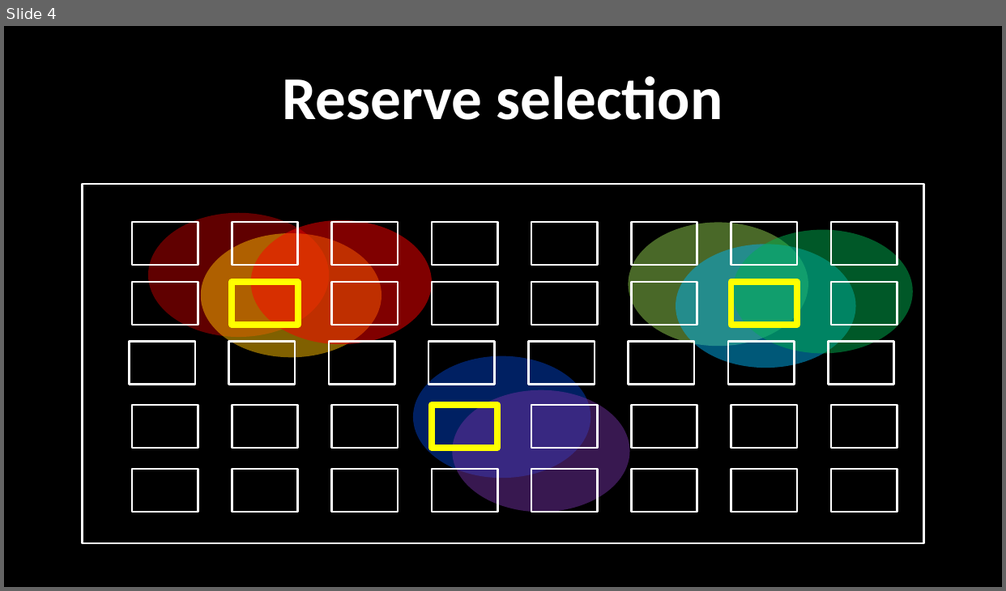
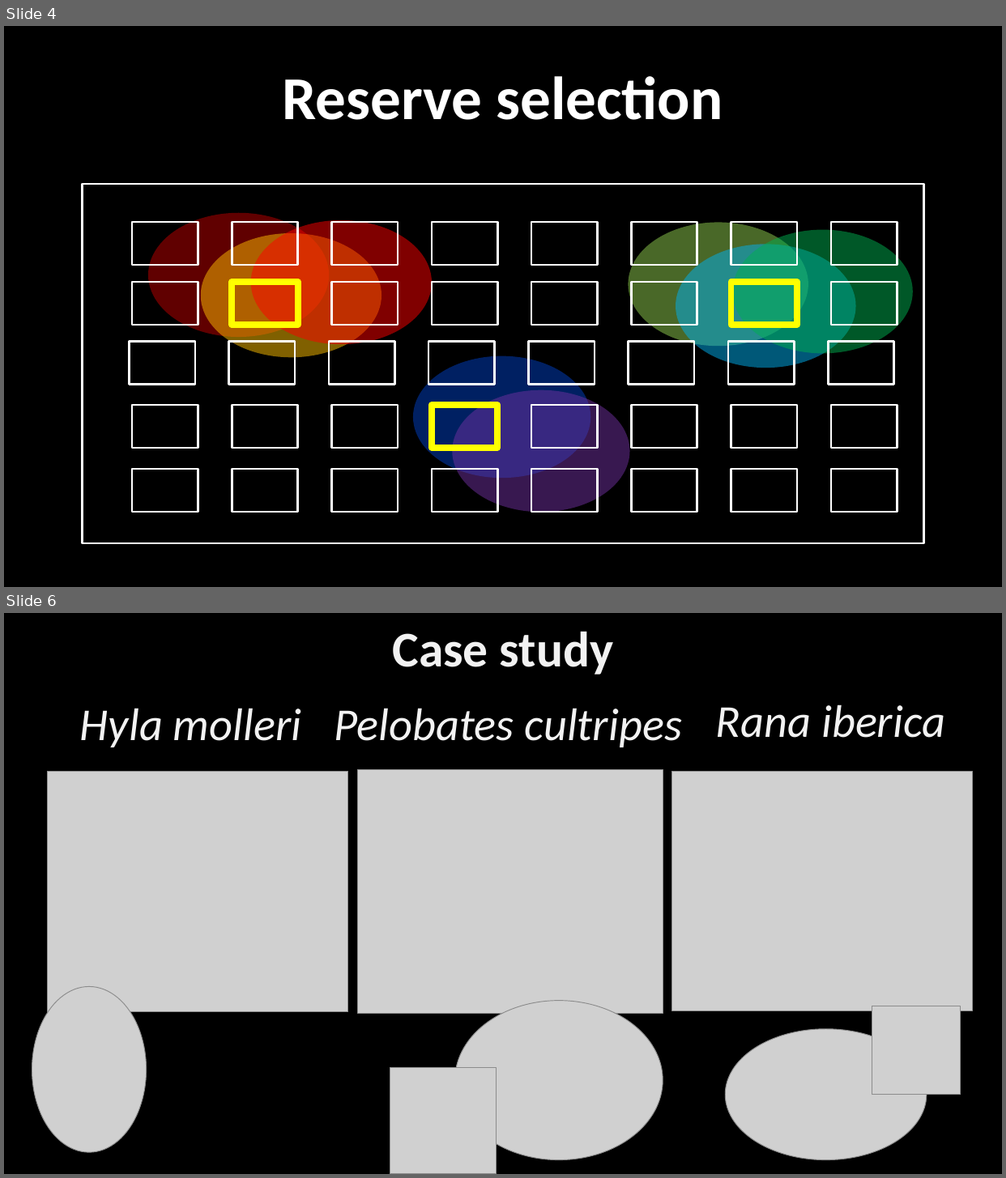
Before and after one commit to jeffreyhanson/abstracts-and-slides, a slide deck: seminars/EEF-presentation-02-08-2019/jeffrey-hanson-eff-slides.pptx. Shown one above the other, each under a label of ours: slide 4 before the commit, slides 4 and 6 after it; the slides between them are not shown. The pictures are 1006x591 and 1006x1178 pixels, drawn with LibreOffice and Linux fonts; fonts in the diff are those of the drawing; grey boxes stand for pictures. Boxes give left, top, right and bottom in pixels: in the first picture for what was removed or moved away, otherwise in the second. Text is boxed around its words. In the diff, an @@ line names an element or a change of style, - is before the commit and + after.

```diff
--- a/seminars/EEF-presentation-02-08-2019/jeffrey-hanson-eff-slides.pptx
+++ b/seminars/EEF-presentation-02-08-2019/jeffrey-hanson-eff-slides.pptx
@@ slide 6 added at (4, 613, 1002, 1174), background #000000 @@
@@ title added at (392, 631, 613, 675), 48 pt, text #F2F2F2, bold @@
+Case study
@@ text added at (80, 708, 302, 747), 44 pt, text #F2F2F2, italic @@
+Hyla molleri
@@ text added at (334, 708, 682, 747), 44 pt, text #F2F2F2, italic @@
+Pelobates cultripes
@@ text added at (716, 705, 945, 738), 44 pt, text #F2F2F2, italic @@
+Rana iberica
@@ picture added at (48, 772, 348, 1013) @@
@@ picture added at (358, 769, 663, 1013) @@
@@ picture added at (672, 772, 973, 1012) @@
@@ picture added at (32, 986, 147, 1152) @@
@@ picture added at (454, 1001, 663, 1161) @@
@@ picture added at (872, 1006, 961, 1094) @@
@@ picture added at (725, 1029, 927, 1161) @@
@@ picture added at (390, 1067, 496, 1174) @@
```
Also in this commit, not shown: 4 slides changed, 8 other slides added, 5 slides removed.
